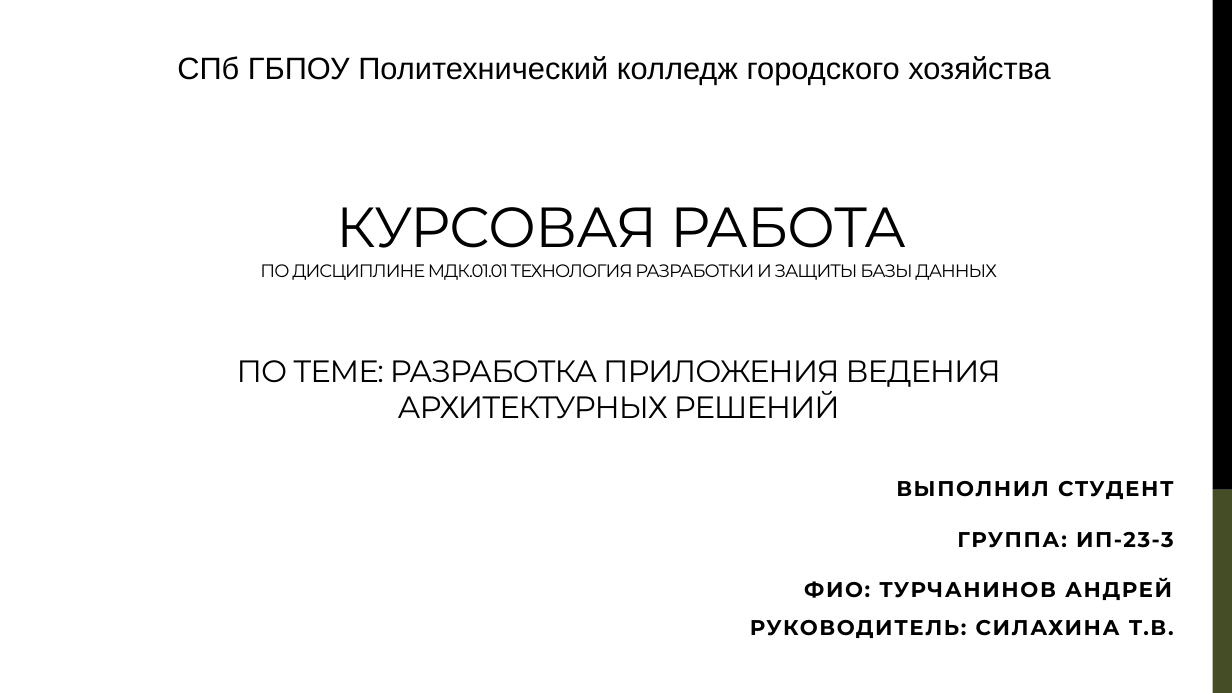
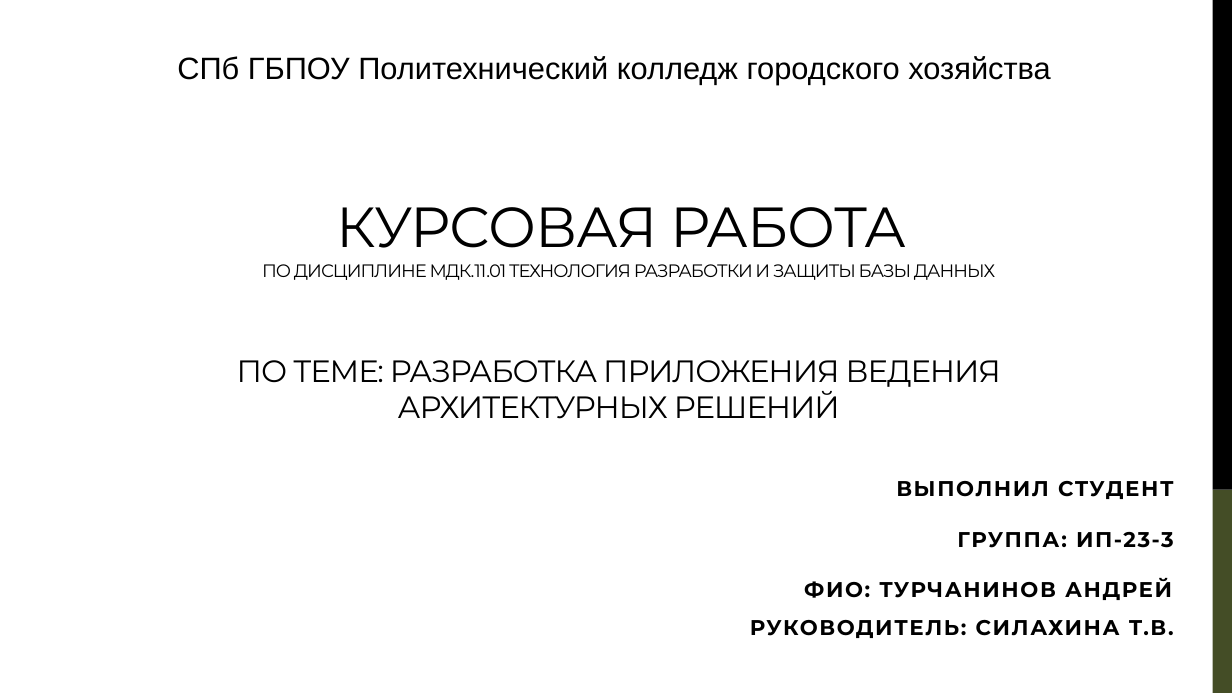
Before and after one commit to CasCadeVR/CADR, a slide deck: slide 1 of docs/КурсоваяРабота_Презентация_Турчанинов.pptx. Drawn at 1232x693 pixels with LibreOffice and Linux fonts; fonts in the diff are those of the drawing. Boxes give left, top, right and bottom in pixels: in the first picture for what was removed or moved away, otherwise in the second. Text is boxed around its words. In the diff, an @@ line names an element or a change of style, - is before the commit and + after.

```diff
--- a/docs/КурсоваяРабота_Презентация_Турчанинов.pptx
+++ b/docs/КурсоваяРабота_Презентация_Турчанинов.pptx
@@ title at [262, 207, 996, 280]: text changed @@
-КУРСОВАЯ РАБОТА
-ПО ДИСЦИПЛИНЕ МДК.01.01 ТЕХНОЛОГИЯ РАЗРАБОТКИ И ЗАЩИТЫ БАЗЫ ДАННЫХ
+КУРСОВАЯ РАБОТА
+ПО ДИСЦИПЛИНЕ МДК.11.01 ТЕХНОЛОГИЯ РАЗРАБОТКИ И ЗАЩИТЫ БАЗЫ ДАННЫХ
```
Also in this commit, not shown: 6 other slides changed, 1 other file.
